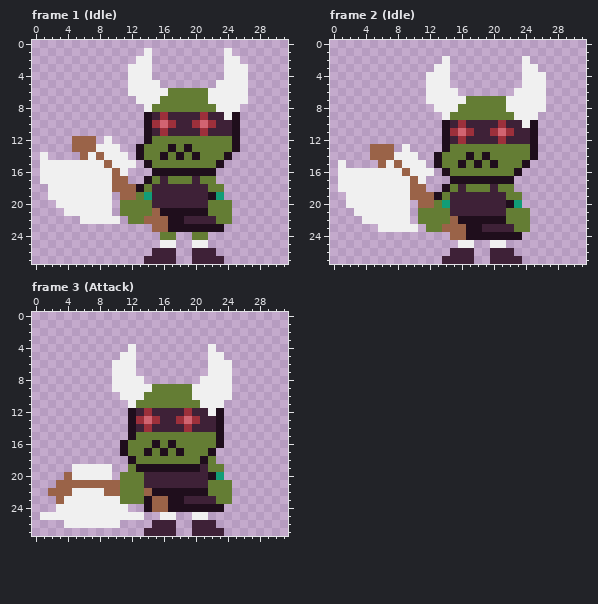
Two states of a pixel-art file, phaser/concepts/enemy-goblin.ase. The first picture shows the starting point.
32x28 pixels, 3 frames. Shown: frame 1 (Idle), frame 2 (Idle), frame 3 (Attack).
After the commit:
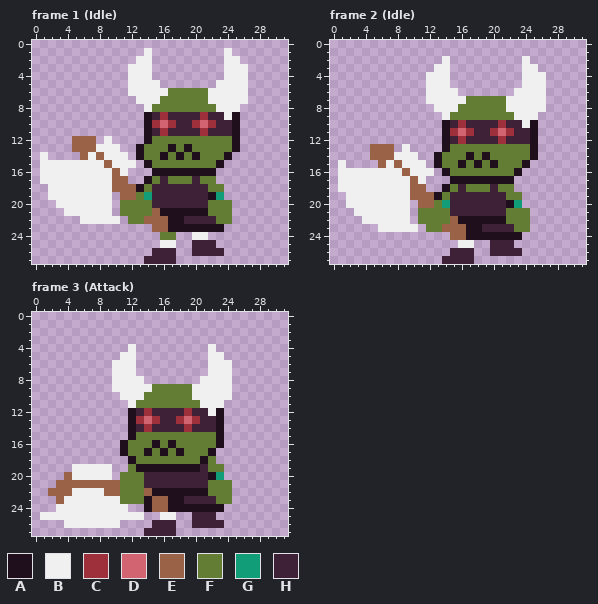
Palette (. is transparent): A #1f0e1c  B #f0f0f0  C #9d303b  D #d26471  E #9a6348  F #647d34  G #119d77  H #3e2137
Difference:
Changed rows in their new state; - is an unchanged pixel.
Frame 1 (Idle):
first column x 20:
24 BB--
25 HHH-
26 ---H
27 ....
Frame 2 (Idle):
first column x 20:
25 HHH-
26 ---H
27 ....
Frame 3 (Attack): the same change as frame 2 (Idle)
Where, in picture pixels (left, top, right, bottom), the same in both pictures:
changed: (192, 232, 224, 264)
changed: (490, 240, 522, 264)
changed: (192, 512, 224, 536)
